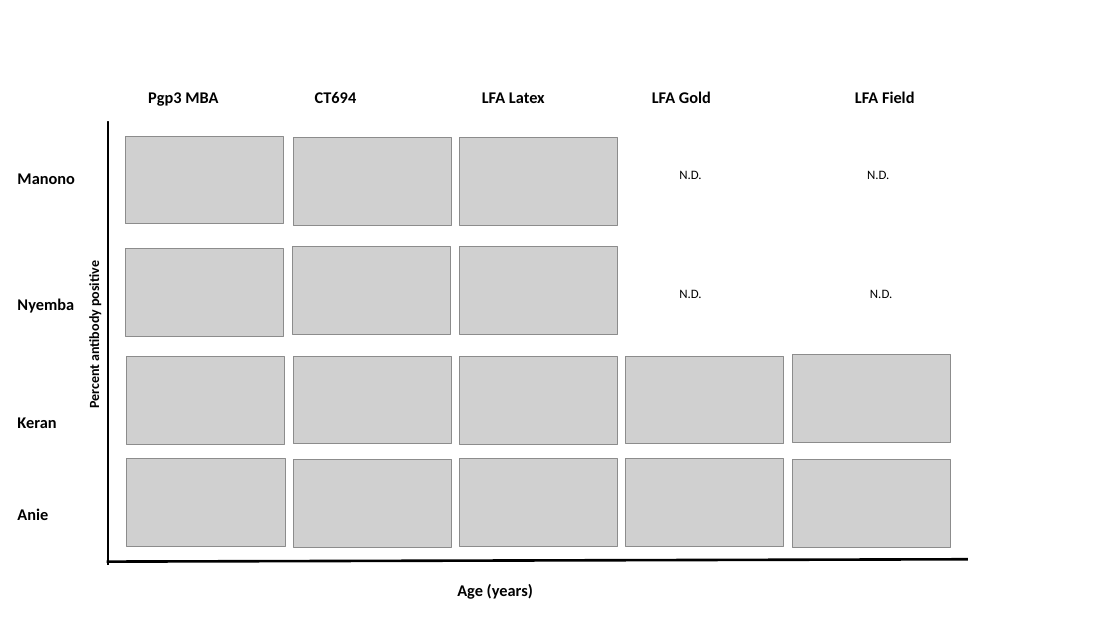
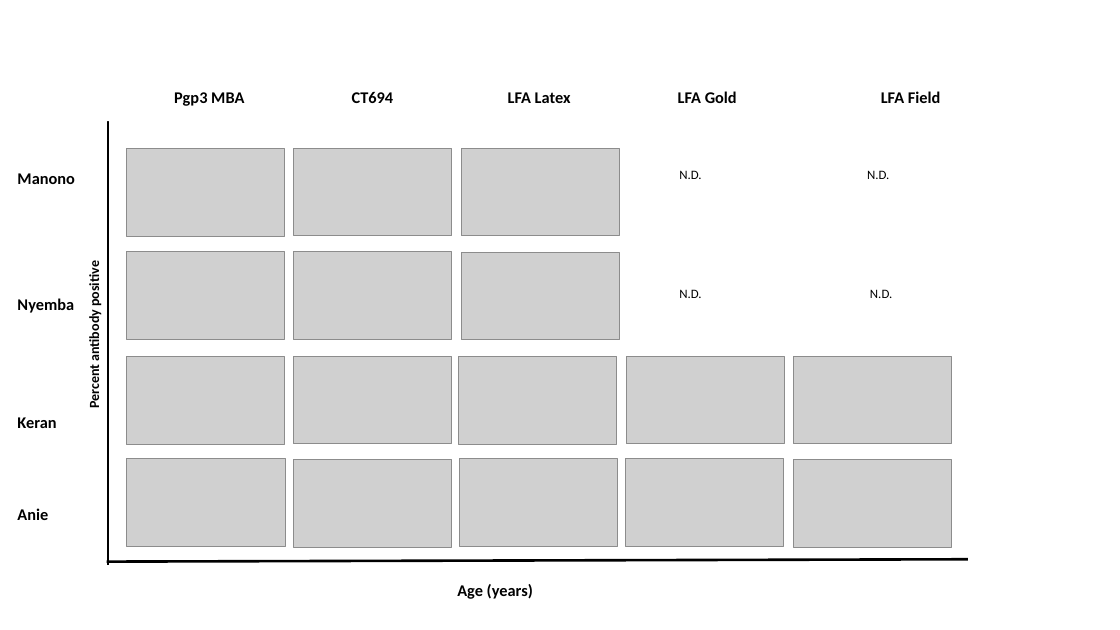
Before and after one commit to jessmhoehner/CDC_Multicountry_trachoma_seroproject, a slide deck: slide 1 of docs/Figure3_draft_JR.pptx. Drawn at 1120x630 pixels with LibreOffice and Linux fonts; fonts in the diff are those of the drawing; grey boxes stand for pictures. Boxes give left, top, right and bottom in pixels: in the first picture for what was removed or moved away, otherwise in the second. Text is boxed around its words. In the diff, an @@ line names an element or a change of style, - is before the commit and + after.

Commit message:
moved figure around a bit

```diff
--- a/docs/Figure3_draft_JR.pptx
+++ b/docs/Figure3_draft_JR.pptx
@@ text "Pgp3 MBA CT694 LFA Latex ...": place and size @@
-text "Pgp3 MBA CT694 LFA Latex ..." at [148, 91, 915, 106]
+text "Pgp3 MBA CT694 LFA Latex ..." at [174, 91, 941, 106]
@@ picture: place and size @@
-picture at [125, 136, 283, 223]
+picture at [126, 149, 284, 236]
@@ picture: place and size @@
-picture at [293, 138, 451, 225]
+picture at [294, 148, 452, 235]
@@ picture: place and size @@
-picture at [460, 138, 618, 225]
+picture at [461, 148, 619, 235]
@@ picture: place and size @@
-picture at [292, 247, 450, 334]
+picture at [293, 252, 451, 339]
@@ picture: place and size @@
-picture at [460, 247, 618, 334]
+picture at [461, 252, 619, 339]
```
